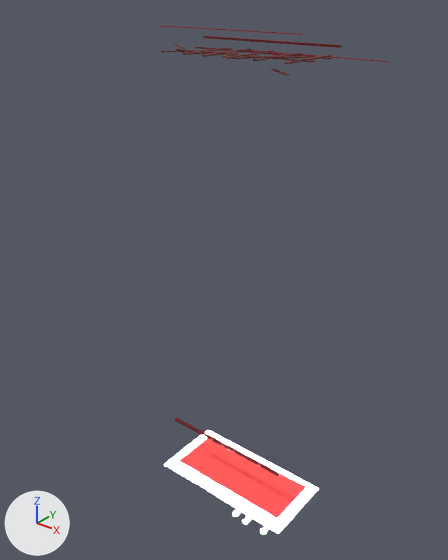
The glTF model carte_de_voeu.glb as it was, and as the next commit left it.
The view is the same before and after, from a 50 mm lens placed at (102.9, -99.7, 132.7), pointed at (14.4, 10.9, 64.1). The axes (+X, +Y, +Z) are drawn at lower left. The lights are the same throughout. Both versions are drawn at frame 88 of the action 'Plane.002Action'; the numbers are the values there.
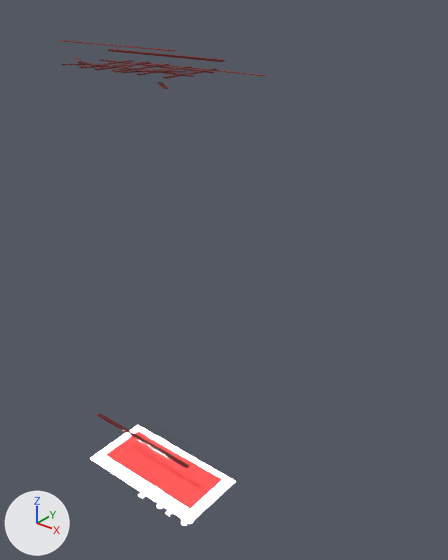
Changed parts and their boxes [x1, y1, x2, y2] in the pictures (448 x 560 px):
'Plane.020', moved
    before: [178, 435, 306, 519]
    after: [104, 430, 223, 509]
'Plane.022', moved
    before: [165, 430, 318, 533]
    after: [90, 426, 235, 523]
'Plane.002', moved
    before: [175, 418, 280, 476]
    after: [98, 413, 189, 468]
'Plane.003', moved
    before: [203, 36, 342, 48]
    after: [108, 49, 225, 62]
'Plane.005', moved
    before: [195, 47, 332, 59]
    after: [99, 59, 214, 73]
'Plane.006', moved
    before: [176, 49, 315, 62]
    after: [78, 62, 194, 77]
'Plane.011', moved
    before: [285, 55, 332, 64]
    after: [163, 68, 217, 79]
'Plane.004', moved
    before: [226, 50, 275, 59]
    after: [114, 63, 169, 73]
'Plane.007', moved
    before: [202, 48, 251, 57]
    after: [95, 61, 150, 70]
'Plane.009', moved
    before: [253, 52, 302, 61]
    after: [137, 66, 192, 75]
'Plane.008', moved
    before: [182, 47, 232, 55]
    after: [79, 60, 133, 68]
'Plane.018', moved
    before: [259, 56, 306, 58]
    after: [142, 70, 186, 72]
'Plane.014', moved
    before: [233, 55, 278, 59]
    after: [121, 68, 171, 73]
'Plane.013', moved
    before: [184, 51, 225, 55]
    after: [81, 64, 123, 68]
'Plane.019', moved
    before: [271, 69, 290, 75]
    after: [157, 82, 168, 89]
'Plane.017', moved
    before: [161, 51, 194, 52]
    after: [62, 64, 94, 65]
'Text.003', moved
    before: [260, 528, 268, 534]
    after: [181, 520, 187, 525]
'Text.002', moved
    before: [242, 517, 251, 524]
    after: [165, 512, 173, 516]
'Text.001', moved
    before: [233, 510, 240, 517]
    after: [157, 504, 163, 508]

The change in detail:
Object 'Text.001' (ob_text_001) moves from (19.43, 7.954, -10.67) to (-1.978, -1.025, -15.58).
Object 'Text.002' (ob_text_002) moves from (23.41, 7.846, -10.67) to (1.996, -1.133, -15.58).
Object 'Text.003' (ob_text_003) moves from (29.67, 7.788, -10.67) to (8.256, -1.19, -15.58).
In object 'Plane.002' (ob_plane_002), parent is now set to ob_empty_003.
Object 'Plane.002' (ob_plane_002) moves from (21.56, 2.077, 20.41) to (0.149, -6.901, 15.5).
In object 'Plane.003' (ob_plane_003), parent is now set to ob_empty_003.
Object 'Plane.003' (ob_plane_003) moves from (21.56, 16.88, 120.4) to (0.149, 7.905, 115.5).
Object 'Plane.004' (ob_plane_004) moves from (21.56, 7.268, 118.5) to (0.149, -1.71, 113.6).
Object 'Plane.005' (ob_plane_005) moves from (21.56, 13.63, 118.5) to (0.149, 4.656, 113.6).
Object 'Plane.006' (ob_plane_006) moves from (21.56, 7.268, 118.5) to (0.149, -1.71, 113.6).
Object 'Plane.007' (ob_plane_007) moves from (15.42, 7.268, 118.5) to (-5.988, -1.71, 113.6).
Object 'Plane.008' (ob_plane_008) moves from (10.11, 7.268, 118.5) to (-11.3, -1.71, 113.6).
Object 'Plane.009' (ob_plane_009) moves from (28.19, 7.268, 118.5) to (6.782, -1.71, 113.6).
Object 'Plane.011' (ob_plane_011) moves from (35.45, 7.268, 118.5) to (14.04, -1.71, 113.6).
Object 'Plane.013' (ob_plane_013) moves from (12.23, 6.246, 118.5) to (-9.178, -2.732, 113.6).
Object 'Plane.014' (ob_plane_014) moves from (25.01, 6.246, 118.5) to (3.601, -2.732, 113.6).
Object 'Plane.017' (ob_plane_017) moves from (5.987, 5.117, 118.6) to (-15.42, -3.861, 113.7).
Object 'Plane.018' (ob_plane_018) moves from (31.74, 5.117, 119.1) to (10.33, -3.861, 114.2).
Object 'Plane.019' (ob_plane_019) moves from (32.74, 6.269, 116.5) to (11.33, -2.709, 111.6).
In object 'Plane.020' (ob_plane_020), parent is now set to ob_empty_003.
Object 'Plane.020' (ob_plane_020) moves from (21.54, 9.699, 5.18) to (0.128, 0.721, 0.275).
In object 'Plane.022' (ob_plane_022), parent is now set to ob_empty_003.
Object 'Plane.022' (ob_plane_022) moves from (49.26, 7.583, 2.431) to (27.85, -1.395, -2.474).
Object 'Empty.003' (ob_empty_003) is new.
Its location is (-0.766, -0.5, 1.456).
